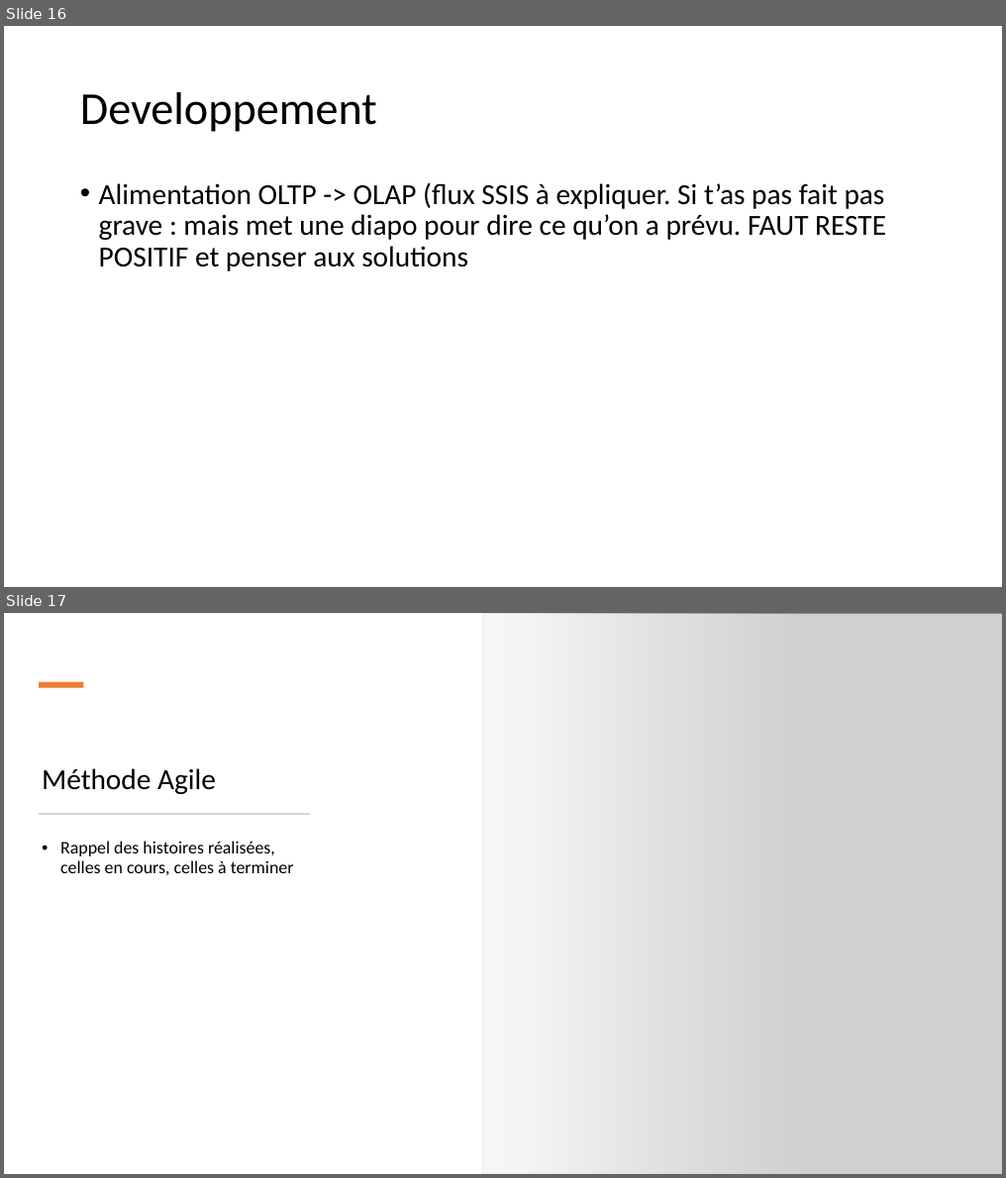
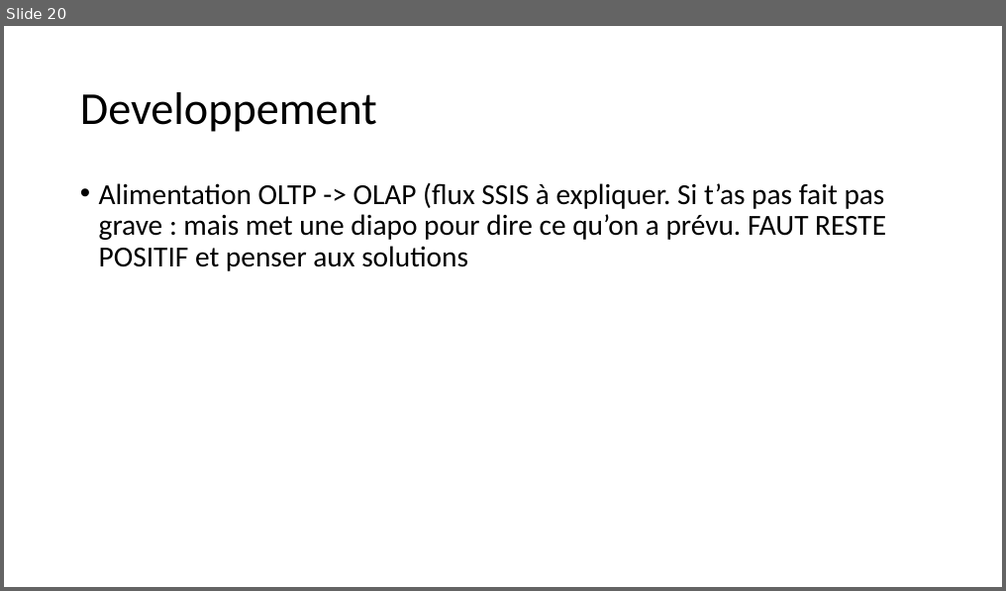
Before and after one commit to neopolitan2012/PT-LPBDD, a slide deck: Soutenance_PT.pptx. Shown one above the other, each under a label of ours: slides 16 and 17 before the commit, slide 20 after it. The pictures are 1006x1178 and 1006x591 pixels, drawn with LibreOffice and Linux fonts; fonts in the diff are those of the drawing; grey boxes stand for pictures. Boxes give left, top, right and bottom in pixels: in the first picture for what was removed or moved away, otherwise in the second. Text is boxed around its words. In the diff, an @@ line names an element or a change of style, - is before the commit and + after.

```diff
--- a/Soutenance_PT.pptx
+++ b/Soutenance_PT.pptx
@@ slide 17 removed at <box>4,613,1002,1174</box>, background #FFFFFF @@
@@ rectangle removed at <box>4,613,803,1174</box> @@
@@ picture removed at <box>482,613,1002,1174</box> @@
@@ rectangle removed at <box>39,682,83,688</box> @@
@@ title removed at <box>42,768,216,794</box> @@
-Méthode Agile
@@ rectangle removed at <box>40,813,310,814</box> @@
@@ text removed at <box>60,841,294,875</box> @@
-• Rappel des histoires réalisées, celles en cours, celles à terminer
@@ what was slide 16 is now slide 20 @@
```
Also in this commit, not shown: 12 slides changed, 6 slides added, 1 other slide removed.
